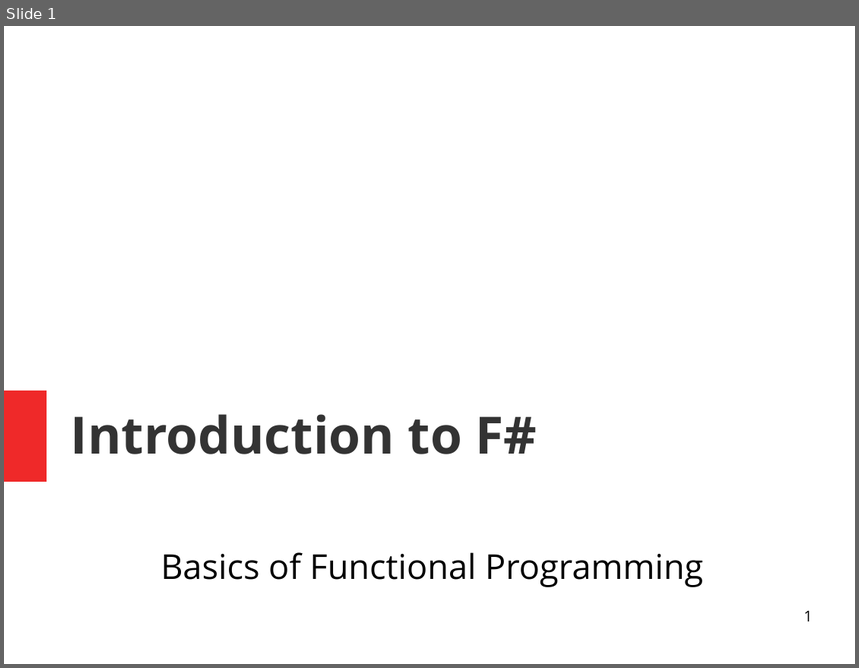
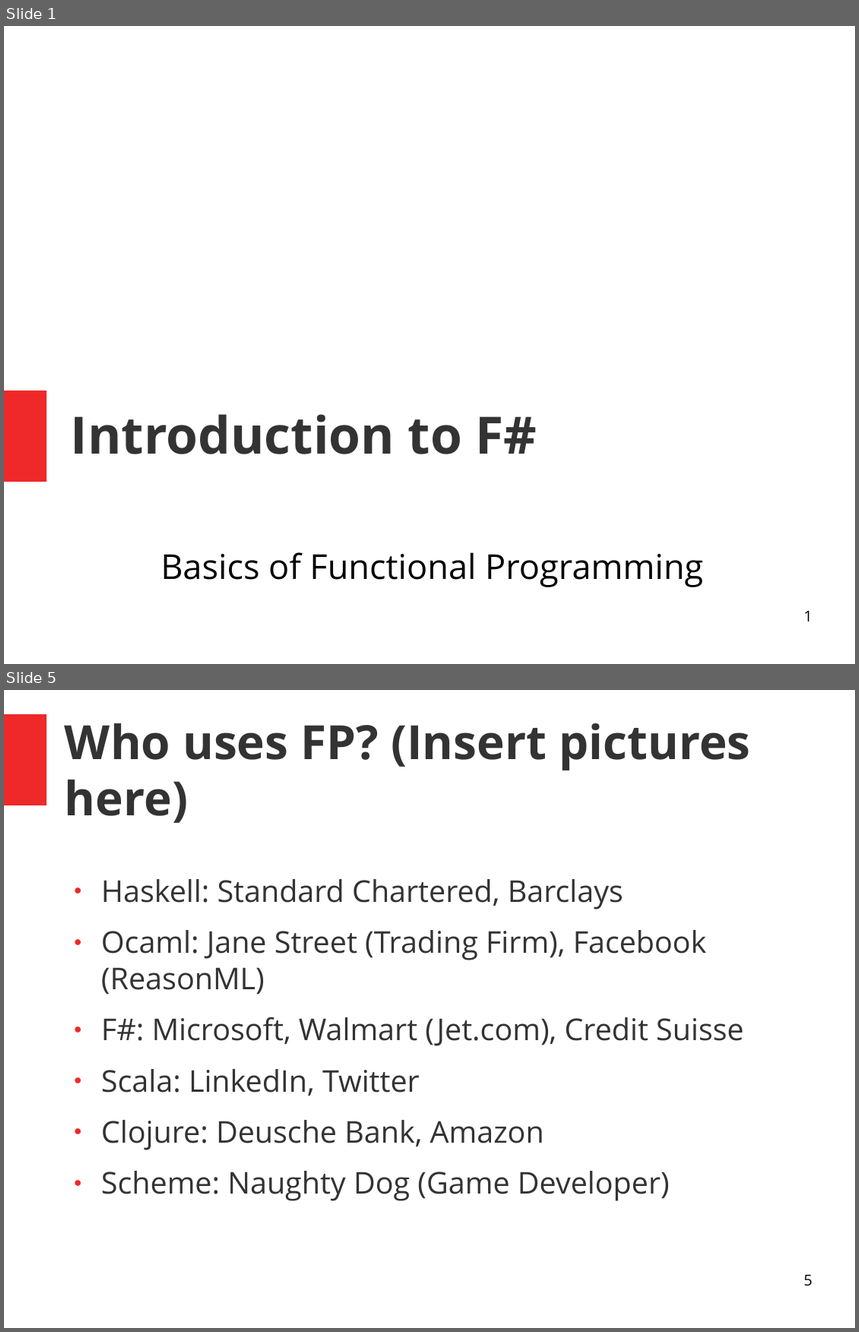
Before and after one commit to ChangHaiBin/FSharpPowerPoint, a slide deck: FSharp Talk.odp. Shown one above the other, each under a label of ours: slide 1 before the commit, slides 1 and 5 after it; the slides between them are not shown. The pictures are 859x668 and 859x1332 pixels, drawn with LibreOffice and Linux fonts; fonts in the diff are those of the drawing. Boxes give left, top, right and bottom in pixels: in the first picture for what was removed or moved away, otherwise in the second. Text is boxed around its words. In the diff, an @@ line names an element or a change of style, - is before the commit and + after.

```diff
--- a/FSharp Talk.odp
+++ b/FSharp Talk.odp
@@ slide 5 added at (x1=4, y1=690, x2=855, y2=1328), background #FFFFFF @@
@@ rectangle added at (x1=4, y1=714, x2=47, y2=805), fill #EF2929 @@
@@ title added at (x1=65, y1=723, x2=750, y2=823), 44 pt, text #333333, bold @@
+Who uses FP? (Insert pictures here)
@@ text added at (x1=101, y1=879, x2=744, y2=1201), 28 pt, text #333333 @@
+● Haskell: Standard Chartered, Barclays
+● Ocaml: Jane Street (Trading Firm), Facebook (ReasonML)
+● F#: Microsoft, Walmart (Jet.com), Credit Suisse
+● Scala: LinkedIn, Twitter
+● Clojure: Deusche Bank, Amazon
+● Scheme: Naughty Dog (Game Developer)
@@ page number added at (x1=804, y1=1275, x2=813, y2=1287), 14 pt, text #000000 @@
+5
```
Also in this commit, not shown: 2 slides changed, 21 other slides added.
